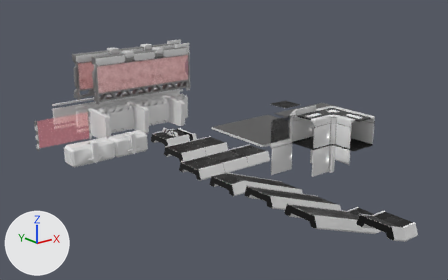
A saved change to the FBX model ChromaShift/Assets/Prefabs/Prefabs.fbx.
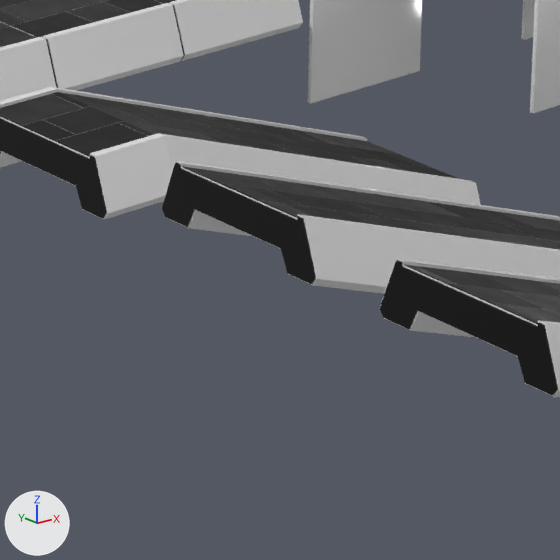
Old and new are each drawn whole from a 50 mm lens placed at (-74.9, -123.1, 40.9), pointed at (3.9, -24.6, 1.5) and again close up on the part from 48% to 71% of the width and 56% to 92% of the height. Every picture has the same lights, and +X, +Y and +Z are marked at lower left. The last two pictures show the newer version. Where no turn or scale is listed for an object, it has been applied to the vertices.

Objects in the first close-up: 'HallwayPanel5x6', 'HallwayPanel6x6', 'PlatformSlide', 'PlatformSlideEntry', 'PlatformSlideExit', 'Platform_18x6_LOD0' and 1 more.
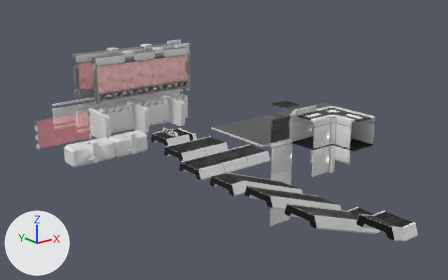
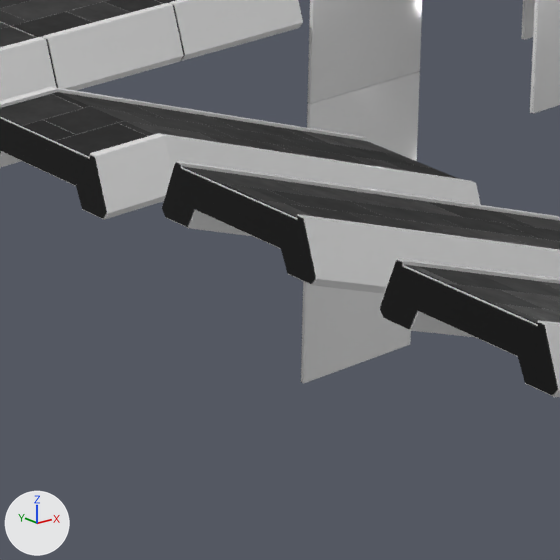
Changed parts and their boxes [x1, y1, x2, y2] in the close-ups (560 x 560 px):
'HallwayPanel6x12', added
    after: [301, 71, 420, 383]
    faces in mat_plasticwhite (white #e7e7e7): [301, 71, 420, 383]

The change in detail:
Mesh me_plane_060_1 is new.
It has 60 vertices, 55 faces and spans x -3.0..3.0, y 0.0..0.2, z -6.0..6.0.
Faces by material slot: [54, 1].
It uses material mat_plasticwhite (white #e7e7e7).
It uses material mat_plasticblack (black #000000).
Object 'HallwayPanel6x12' (ob_hallwaypanel6x12) is new; it shows me_plane_060_1.
Its location is (14.0, -32.0, -12.0).
